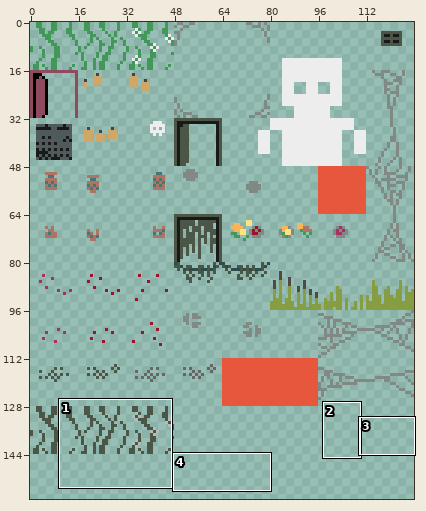
Two versions of one sprite sheet, assets/sprites/atlases/on_solids.png. Above: a wide view before the commit, with the close-up outlined.
Close-up. As it was:
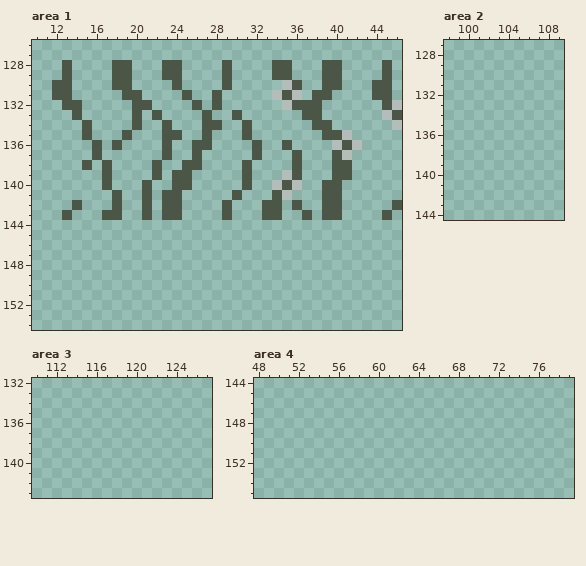
The file is 128x192 pixels. Shown: area 1: x 10..46, y 126..154; area 2: x 98..109, y 127..144; area 3: x 110..127, y 132..143; area 4: x 48..79, y 144..155. The wide view leaves out empty margins. The commit also changed other parts of the picture, which this record leaves out.
And afterwards:
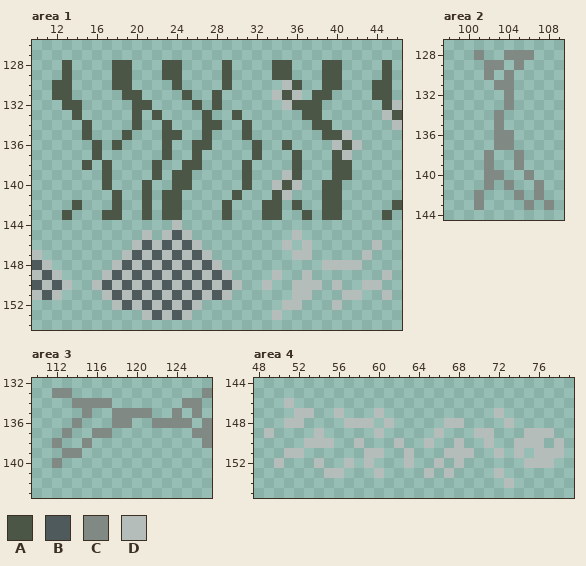
Palette (. is transparent): A #4b5646  B #4f5a5c  C #818985  D #b5bdba
The edit:
Area 1:
y 144: x 24 . -> D
y 145: x 21 . -> D; x 23..25 ... -> DBD; x 36 . -> D
y 146: x 20..26 ....... -> DBDBDBD; x 35 . -> D; x 37 . -> D; x 44 . -> D
y 147: x 10 . -> D; x 19..27 ......... -> DBDBDBDBD; x 36..37 .. -> DD; x 43 . -> D
y 148: x 10..11 .. -> BD; x 18..28 ........... -> DBDBDBDBDBD; x 39..42 .... -> DDDD
y 149: x 10..12 ... -> DBD; x 17..29 ............. -> DBDBDBDBDBDBD; x 34 . -> D; x 37 . -> D; x 45 . -> D
y 150: x 10..13 .... -> BDBD; x 16..30 ............... -> DBDBDBDBDBDBDBD; x 33 . -> D; x 36..38 ... -> DDD; x 40 . -> D; x 43..44 .. -> DD
y 151: x 10..12 ... -> DBD; x 17..29 ............. -> DBDBDBDBDBDBD; x 36..37 .. -> DD; x 41..42 .. -> DD; x 45 . -> D
y 152: x 18..26 ......... -> DBDBDBDBD; x 35..36 .. -> DD; x 40 . -> D
y 153: x 21..25 ..... -> DBDBD; x 34 . -> D
Area 2:
y 128: x 101 . -> C; x 104..106 ... -> CCC
y 129: x 102..103 .. -> CC; x 105 . -> C
y 130: x 102 . -> C; x 104 . -> C
y 131: x 103..104 .. -> CC
y 132..133: x 104 . -> C
y 134..135: x 103 . -> C
y 136..137: x 103..104 .. -> CC
y 138..139: x 102 . -> C; x 105 . -> C
y 140: x 102..103 .. -> CC; x 106 . -> C
y 141: x 102 . -> C; x 104 . -> C; x 107 . -> C
y 142: x 101 . -> C; x 105 . -> C; x 107 . -> C
y 143: x 101 . -> C; x 106 . -> C; x 108 . -> C
Area 3:
y 133: x 112..113 .. -> CC; x 127 . -> C
y 134: x 114..117 .... -> CCCC; x 125..126 .. -> CC
y 135: x 115 . -> C; x 118..121 .... -> CCCC; x 124 . -> C; x 126 . -> C
y 136: x 114 . -> C; x 118..119 .. -> CC; x 122..125 .... -> CCCC; x 127 . -> C
y 137: x 113 . -> C; x 116..117 .. -> CC; x 126..127 .. -> CC
y 138: x 112 . -> C; x 115 . -> C; x 127 . -> C
y 139: x 113..114 .. -> CC
y 140: x 112 . -> C
Area 4:
y 146: x 51 . -> D
y 147: x 52..53 .. -> DD; x 56 . -> D; x 60 . -> D; x 72 . -> D
y 148: x 51..52 .. -> DD; x 57..59 ... -> DDD; x 61 . -> D; x 67..68 .. -> DD; x 73 . -> D
y 149: x 49 . -> D; x 54 . -> D; x 60 . -> D; x 66 . -> D; x 70..71 .. -> DD; x 75..77 ... -> DDD
y 150: x 53..55 ... -> DDD; x 58 . -> D; x 62 . -> D; x 65 . -> D; x 68 . -> D; x 71 . -> D; x 74..76 ... -> DDD; x 78 . -> D
y 151: x 51..52 .. -> DD; x 59..60 .. -> DD; x 63 . -> D; x 67..69 ... -> DDD; x 72 . -> D; x 74 . -> D; x 76..78 ... -> DDD
y 152: x 50 . -> D; x 54 . -> D; x 57 . -> D; x 59 . -> D; x 63 . -> D; x 66 . -> D; x 68 . -> D; x 75..77 ... -> DDD
y 153: x 55..56 .. -> DD; x 60 . -> D; x 65 . -> D; x 67 . -> D; x 72 . -> D
y 154: x 73 . -> D
Changed places in both close-ups, as pixel boxes (x1, y1, x2, y2):
added: (32, 220, 392, 320)
added: (474, 50, 554, 210)
added: (52, 388, 212, 468)
added: (264, 398, 564, 488)
